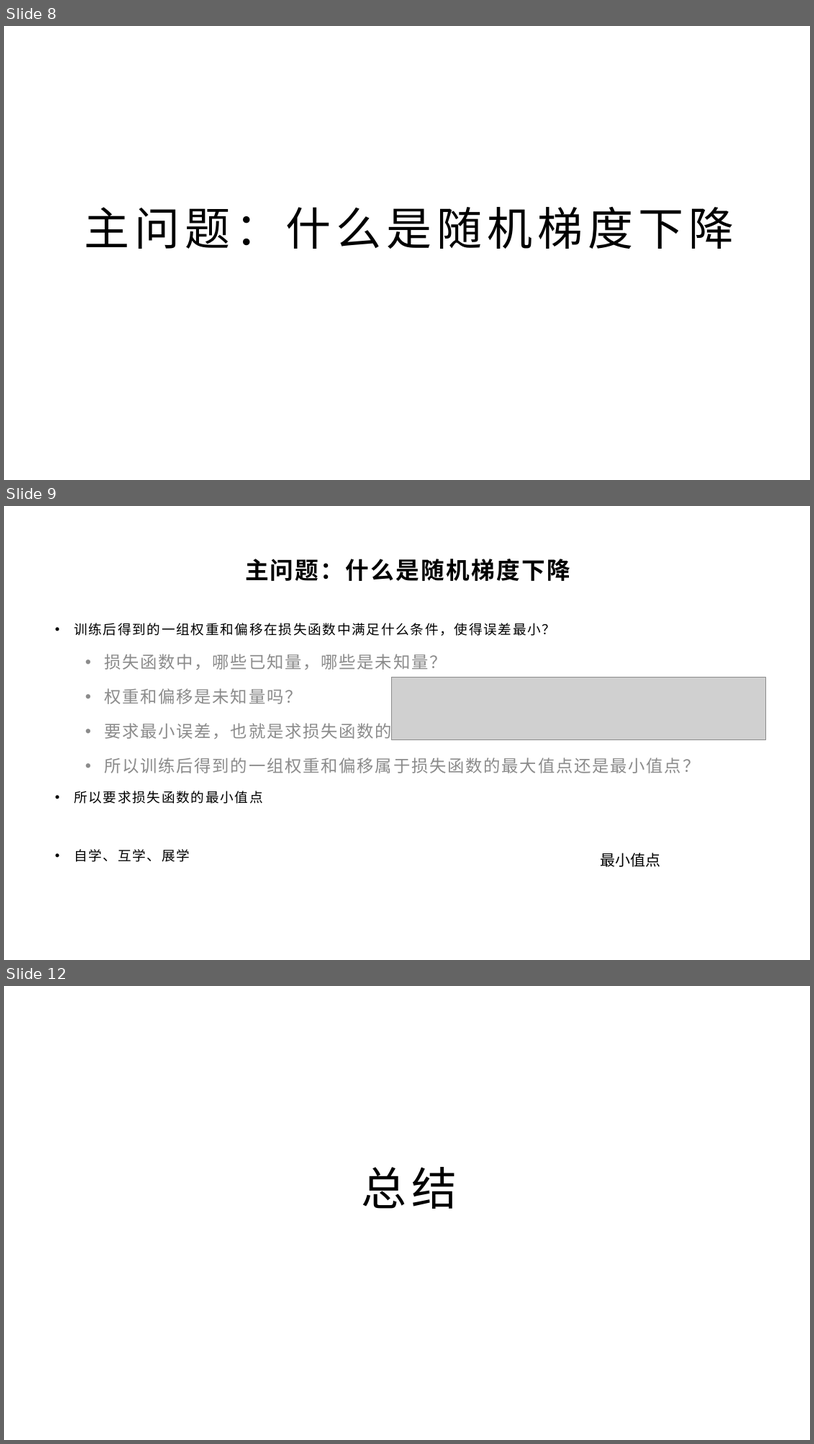
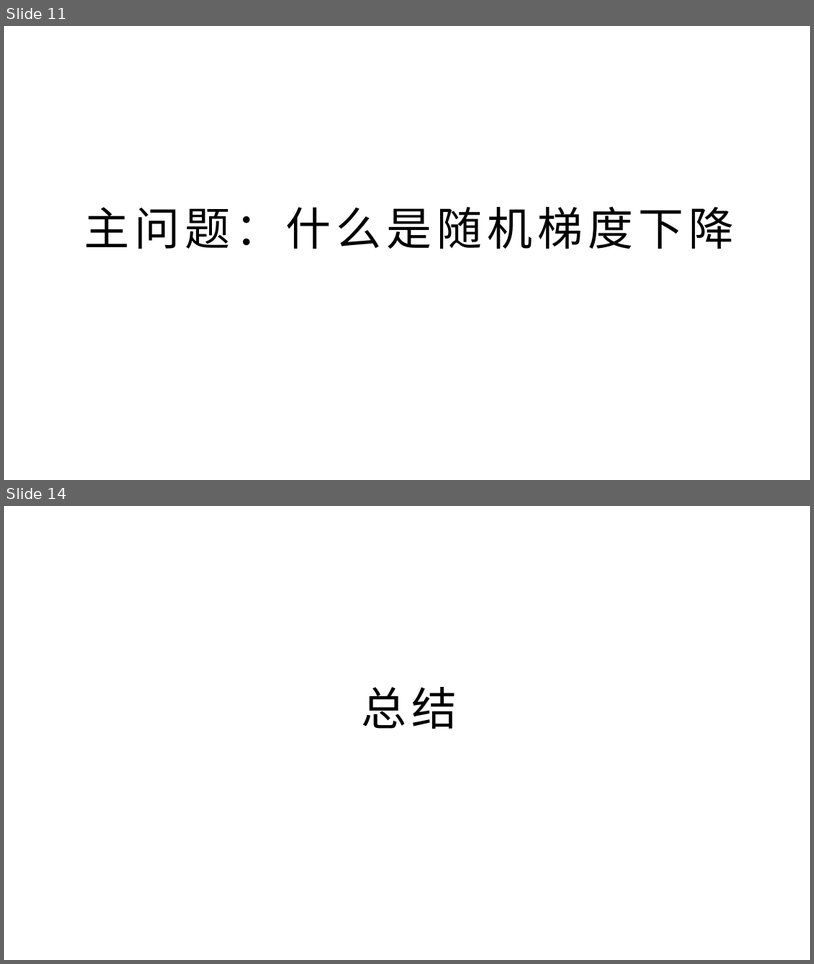
Before and after one commit to yyc-git/DeepLearningEdu, a slide deck: lessons/2_gender_analyze/ppt/“判断性别”Demo需求分析和初步设计（下1）.pptx. Shown one above the other, each under a label of ours: slides 8, 9 and 12 before the commit, slides 11 and 14 after it; the slides between them are not shown. The pictures are 814x1444 and 814x964 pixels, drawn with LibreOffice and Linux fonts; fonts in the diff are those of the drawing; grey boxes stand for pictures; background and template pictures are left out. Boxes give left, top, right and bottom in pixels: in the first picture for what was removed or moved away, otherwise in the second. Text is boxed around its words. In the diff, an @@ line names an element or a change of style, - is before the commit and + after.

```diff
--- a/lessons/2_gender_analyze/ppt/“判断性别”Demo需求分析和初步设计（下1）.pptx
+++ b/lessons/2_gender_analyze/ppt/“判断性别”Demo需求分析和初步设计（下1）.pptx
@@ slide 9 removed at bbox=[4, 506, 810, 960], background picture (left out) @@
@@ title removed at bbox=[245, 559, 571, 581] @@
-主问题：什么是随机梯度下降
@@ text removed at bbox=[74, 623, 700, 862] @@
-• 训练后得到的一组权重和偏移在损失函数中满足什么条件，使得误差最小？
-  • 损失函数中，哪些已知量，哪些是未知量？
-  • 权重和偏移是未知量吗？
-  • 要求最小误差，也就是求损失函数的最大值还是最小值？
-  • 所以训练后得到的一组权重和偏移属于损失函数的最大值点还是最小值点？
-• 所以要求损失函数的最小值点
-• 自学、互学、展学
@@ picture removed at bbox=[392, 677, 766, 739] @@
@@ text removed at bbox=[600, 852, 661, 867] @@
-最小值点
@@ what was slide 8 is now slide 11 @@
@@ what was slide 12 is now slide 14 @@
```
Also in this commit, not shown: 4 slides changed, 3 slides added, 14 other files.
